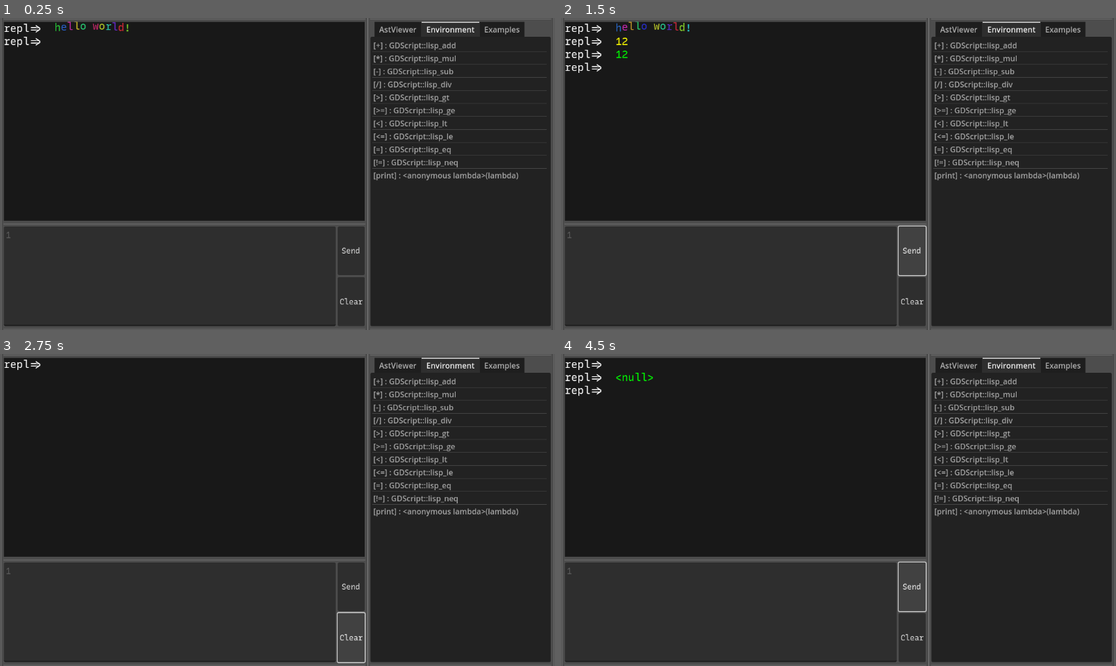
Above: before the commit, frames 1-4 (two rows, left to right).
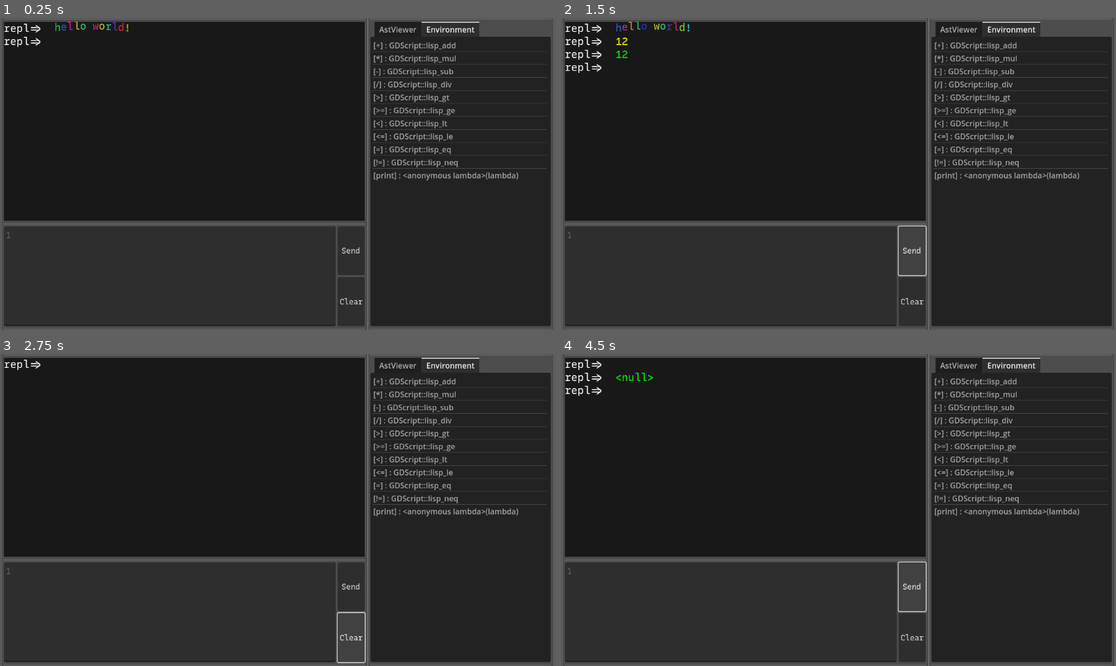
Above: after the commit, the same moments.

Repository: 5icheng7hang/LispPlayground
Game: Godot game, scene res://Scenes/main.tscn
The game is run twice, just before and just after one commit, with the same random seed, the same clock (stepped at 60 frames per second) and the same inputs.
Inputs (mouse positions are in pixels of both pictures, inside the frame that each line leads up to):
- Up to frame 1 (0.25 s): no input
- Up to frame 2 (1.5 s): click (733, 276) at 0.52 s; type "12" at 0.6 s; click "Send" at 1.25 s
- Up to frame 3 (2.75 s): click "Clear" at 2 s
- Up to frame 4 (4.5 s): click "Send" at 2.75 s; click "Clear" at 3.5 s; click "Send" at 4.25 s

The runs differ from the first frame. In frame 1, 0.4% of the frame differs, in the area x 86-95%, y 1-7%; in frame 2, 0.4%; in frame 3, 0.4%; in frame 4, 0.4%.

Commit message:
update ship

Diff:
--- a/Scenes/main.tscn
+++ b/Scenes/main.tscn
@@ -124,12 +124,6 @@
 item_count = 1
 metadata/_tab_index = 1
 
-[node name="Examples" type="CodeEdit" parent="HBoxContainer/VBoxContainer/TabContainer"]
-visible = false
-layout_mode = 2
-editable = false
-metadata/_tab_index = 2
-
 [node name="HSeparator" type="HSeparator" parent="HBoxContainer/VBoxContainer"]
 layout_mode = 2
 
--- /dev/null
+++ b/icon.svg
@@ -0,0 +1 @@
+<svg xmlns="http://www.w3.org/2000/svg" width="128" height="128"><rect width="124" height="124" x="2" y="2" fill="#363d52" stroke="#212532" stroke-width="4" rx="14"/><g fill="#fff" transform="translate(12.322 12.322)scale(.101)"><path d="M105 673v33q407 354 814 0v-33z"/><path fill="#478cbf" d="m105 673 152 14q12 1 15 14l4 67 132 10 8-61q2-11 15-15h162q13 4 15 15l8 61 132-10 4-67q3-13 15-14l152-14V427q30-39 56-81-35-59-83-108-43 20-82 47-40-37-88-64 7-51 8-102-59-28-123-42-26 43-46 89-49-7-98 0-20-46-46-89-64 14-123 42 1 51 8 102-48 27-88 64-39-27-82-47-48 49-83 108 26 42 56 81zm0 33v39c0 276 813 276 814 0v-39l-134 12-5 69q-2 10-14 13l-162 11q-12 0-16-11l-10-65H446l-10 65q-4 11-16 11l-162-11q-12-3-14-13l-5-69z"/><path d="M483 600c0 34 58 34 58 0v-86c0-34-58-34-58 0z"/><circle cx="725" cy="526" r="90"/><circle cx="299" cy="526" r="90"/></g><g fill="#414042" transform="translate(12.322 12.322)scale(.101)"><circle cx="307" cy="532" r="60"/><circle cx="717" cy="532" r="60"/></g></svg>
Not shown, added: export_presets.cfg
Not shown, changed: .gitignore
Not shown, removed: Save.slisp
Not shown, removed: maiD745.tmp
